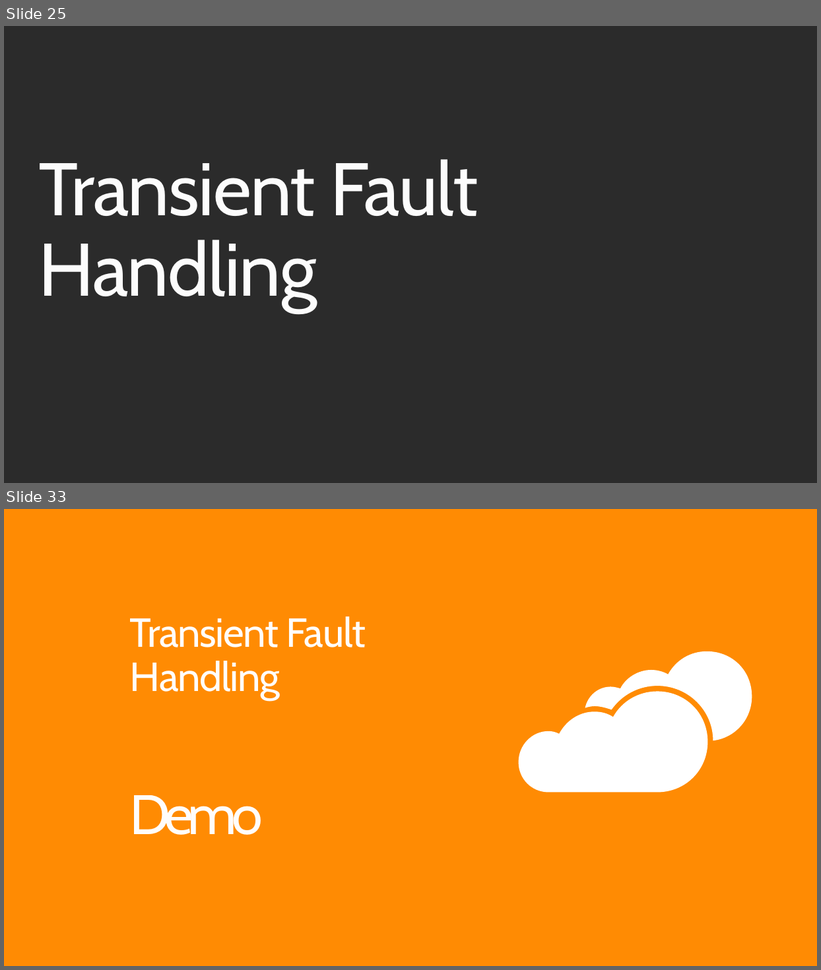
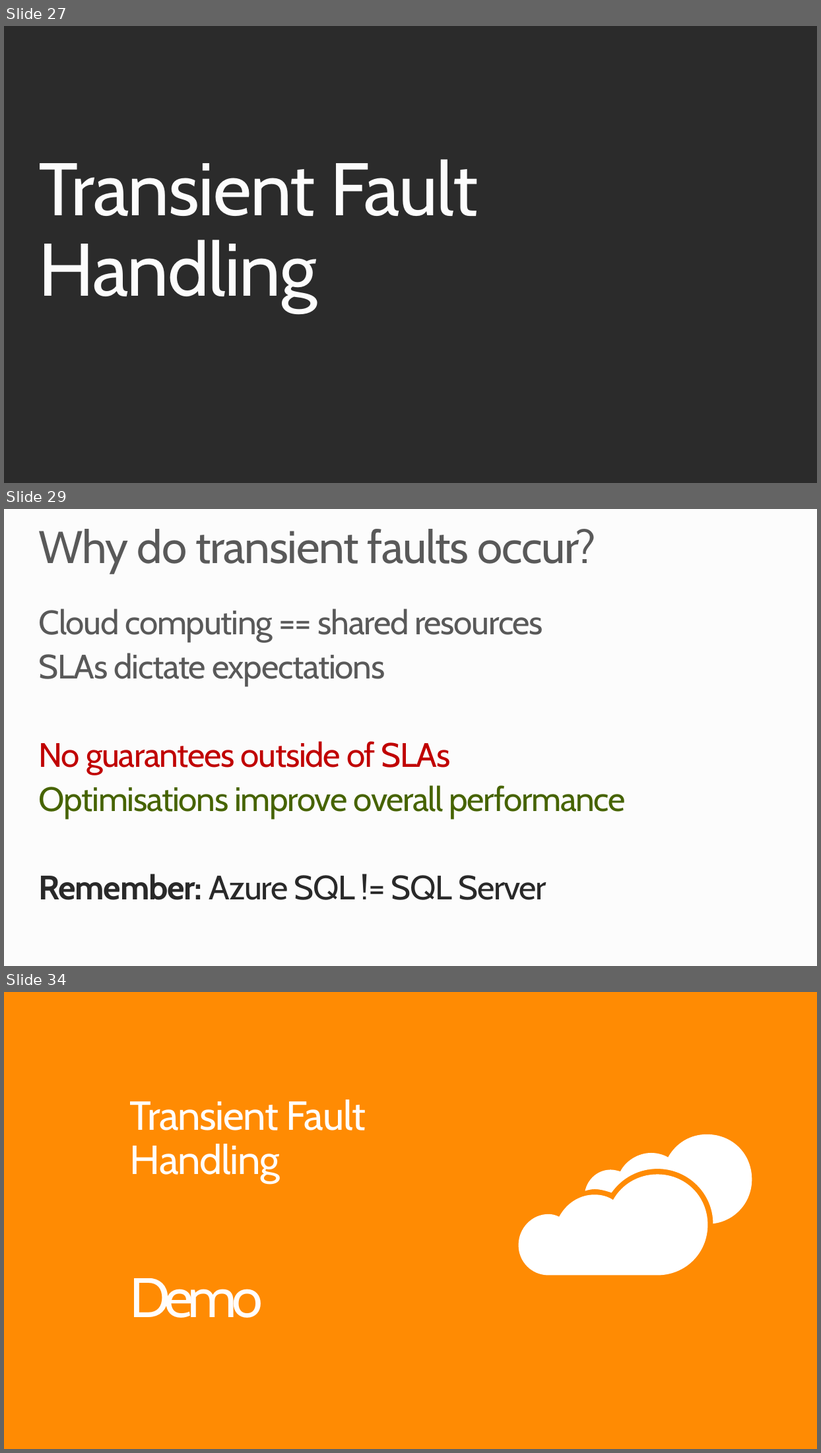
Before and after one commit to robdmoore/SQLAzureTransientDemo, a slide deck: Presentation.pptx. Shown one above the other, each under a label of ours: slides 25 and 33 before the commit, slides 27, 29 and 34 after it; the slides between them are not shown. The pictures are 821x970 and 821x1453 pixels, drawn with LibreOffice and Linux fonts; fonts in the diff are those of the drawing; background and template pictures are left out; a plain dark background stands for a picture behind light text. Boxes give left, top, right and bottom in pixels: in the first picture for what was removed or moved away, otherwise in the second. Text is boxed around its words. In the diff, an @@ line names an element or a change of style, - is before the commit and + after.

```diff
--- a/Presentation.pptx
+++ b/Presentation.pptx
@@ slide 29 added at [4,509,817,966], background #FCFCFC @@
@@ title added at [38,529,597,574], 54 pt, text #595959 @@
+Why do transient faults occur?
@@ text added at [39,609,626,900], 40 pt, text #595959 @@
+Cloud computing == shared resources
+SLAs dictate expectations
+No guarantees outside of SLAs
+Optimisations improve overall performance
+Remember: Azure SQL != SQL Server
@@ what was slide 25 is now slide 27 @@
@@ what was slide 33 is now slide 34 @@
```
Also in this commit, not shown: 9 slides changed, 14 other slides added, 11 slides removed.
